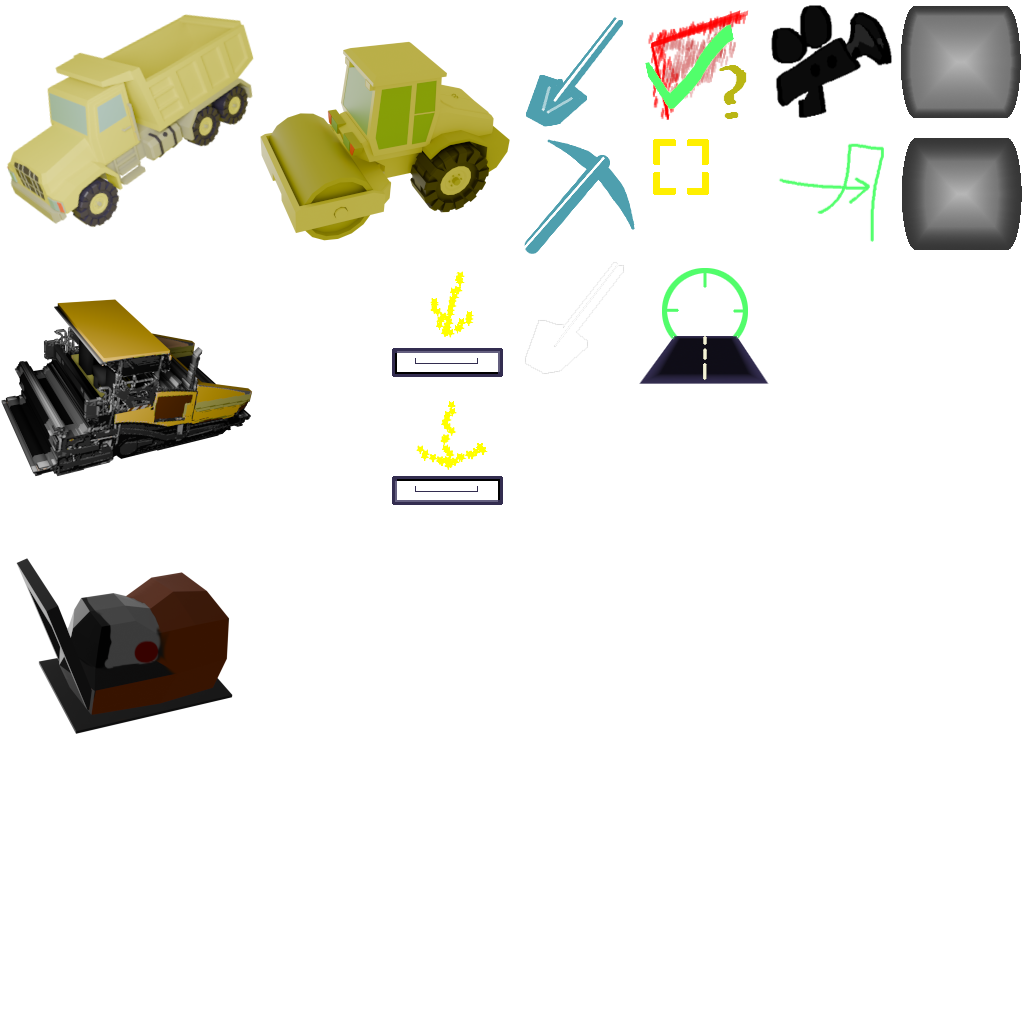
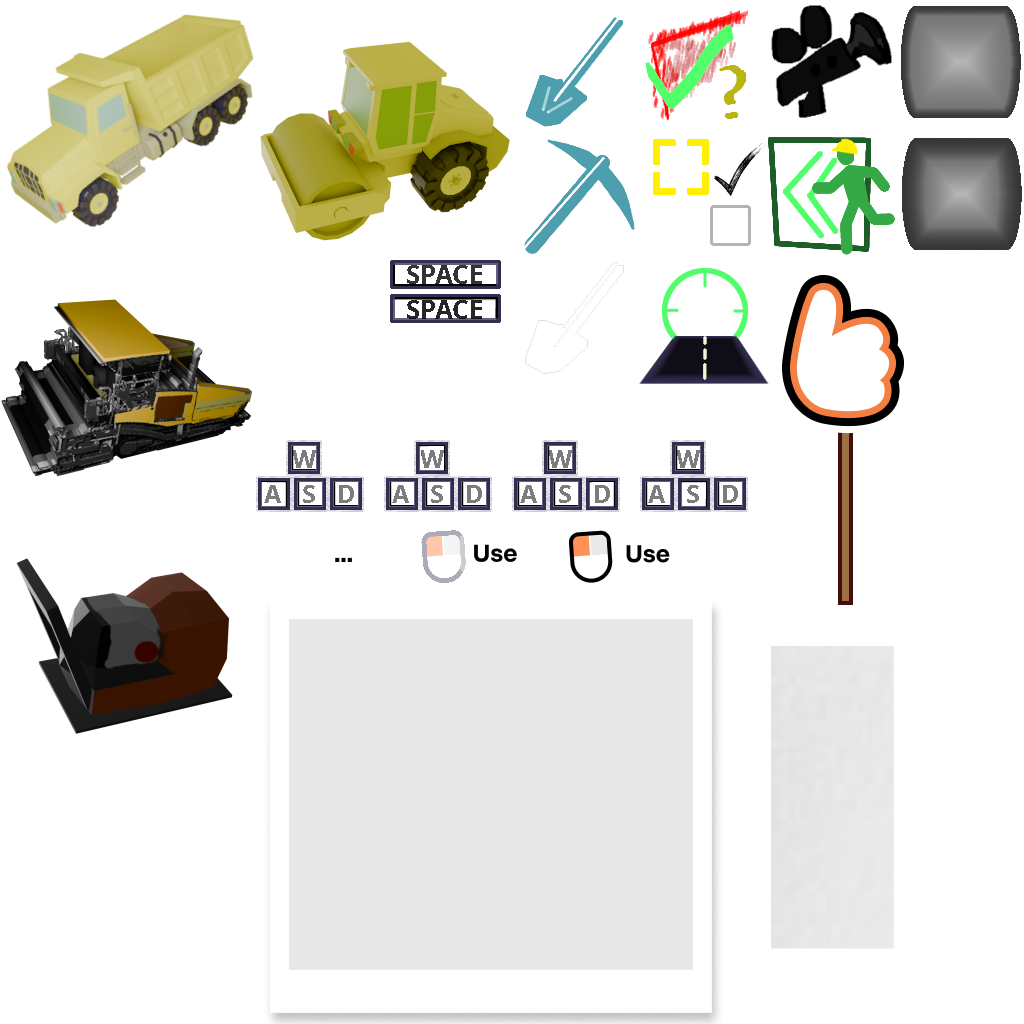
Before/after of a 1024x1024 layered artwork. What changed in the layer stack:
added layer "bookmark.png" above "W ..." over [771, 646, 894, 949]
added layer "Key copy #3" above "Key copy #2" over [256, 440, 364, 512]
added layer "Key copy #2" above "Key copy #1" over [384, 440, 492, 512]
added layer "Key copy #1" above "Key copy" over [512, 440, 620, 512]
added layer "Key copy" above "SPACE #1" over [640, 440, 748, 512]
added layer "SPACE #1" (85%) above "SPACE" over [407, 300, 482, 319]
added layer "SPACE" (80%) above "space _key_pressed" over [407, 265, 482, 284]
painted on "space _key_pressed" over [390, 294, 503, 505]
painted on "space _key" over [390, 260, 503, 377]
added layer "photo_print.png" above "rating hand.png" over [265, 600, 723, 1024]
added layer "rating hand.png" above "checkbox.png" over [782, 275, 904, 605]
added layer "checkbox.png" above "checkmark.png" over [710, 205, 751, 246]
added layer "checkmark.png" above "indicator_spritesheet.png" over [714, 143, 766, 196]
added layer "indicator_spritesheet.png" above "shovel_icon_outline.png" over [335, 530, 670, 583]
added layer "exit_hat" above "exit_figure" over [830, 138, 859, 156]
added layer "exit_figure" above "exit_arrow_3" over [812, 146, 895, 255]
added layer "exit_arrow_3" above "exit_arrow_2" over [783, 151, 838, 238]
added layer "exit_door" above "exit_beer #1" over [768, 137, 871, 252]
hid "exit" over [778, 143, 884, 242]
